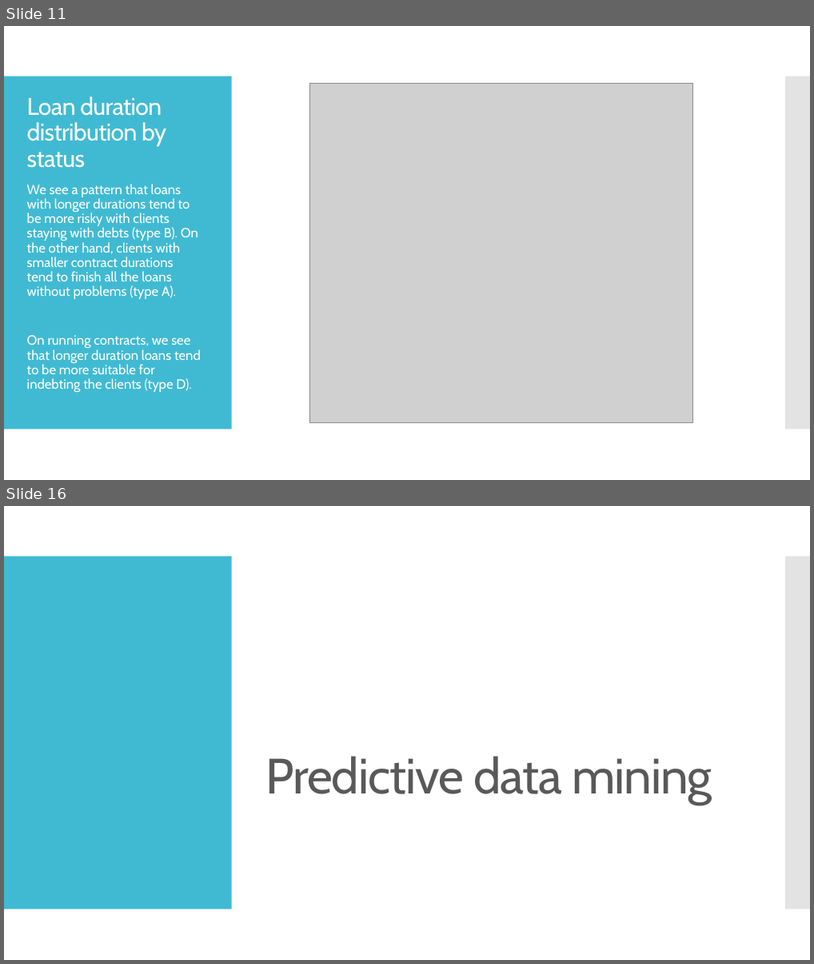
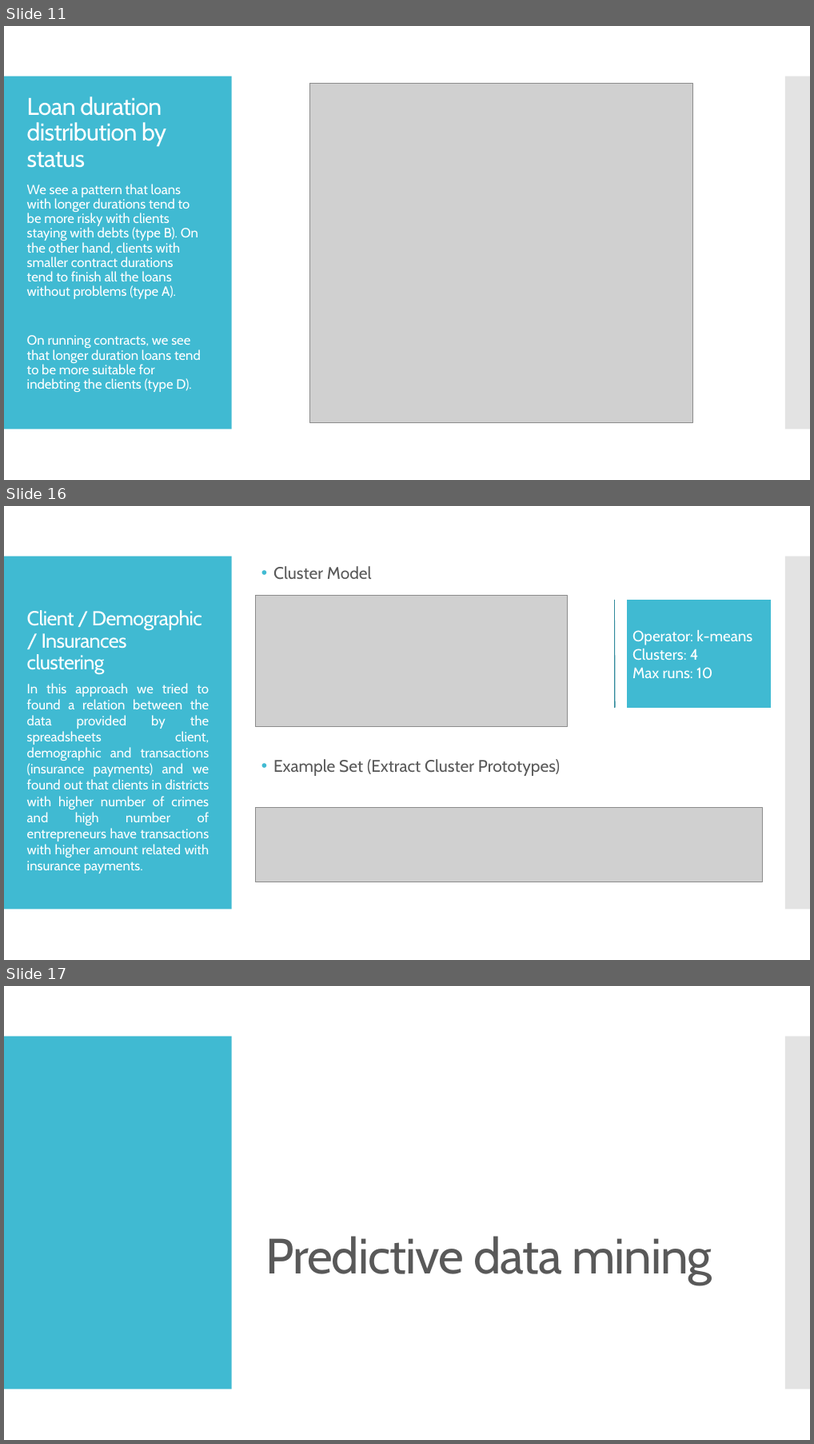
Before and after one commit to jpdias/banking-dm-case-study, a slide deck: Banking Data Mining.pptx. Shown one above the other, each under a label of ours: slides 11 and 16 before the commit, slides 11, 16 and 17 after it; the slides between them are not shown. The pictures are 814x964 and 814x1444 pixels, drawn with LibreOffice and Linux fonts; fonts in the diff are those of the drawing; grey boxes stand for pictures. Boxes give left, top, right and bottom in pixels: in the first picture for what was removed or moved away, otherwise in the second. Text is boxed around its words. In the diff, an @@ line names an element or a change of style, - is before the commit and + after.

```diff
--- a/Banking Data Mining.pptx
+++ b/Banking Data Mining.pptx
@@ slide 16 added at [4,506,810,960], background #FFFFFF; not listed: 2 template elements that a slide beside it also shows @@
@@ text added at [274,566,372,580], 20 pt, text #595959 @@
+• Cluster Model
@@ picture added at [256,596,568,726] @@
@@ accent callout added at [627,600,772,708], fill #40BAD2, outline #2F8A9B 0.85 pt, 18 pt, text #FFFFFF @@
+Operator: k-means
+Clusters: 4
+Max runs: 10
@@ title added at [27,610,202,674], 24 pt, text #FFFFFF @@
+Client / Demographic / Insurances clustering
@@ text added at [27,683,210,873], 16 pt, text #FFFFFF @@
+In this approach we tried to found a relation between the data provided by the spreadsheets client, demographic and transactions (insurance payments) and we found out that clients in districts with higher number of crimes and high number of entrepreneurs have transactions with higher amount related with insurance payments.
@@ text added at [274,759,560,776], 20 pt, text #595959 @@
+• Example Set (Extract Cluster Prototypes)
@@ picture added at [256,808,763,882] @@
@@ what was slide 16 is now slide 17 @@
```
Also in this commit, not shown: 3 slides changed, 5 other slides added, 3 slides removed, 16 other files.
